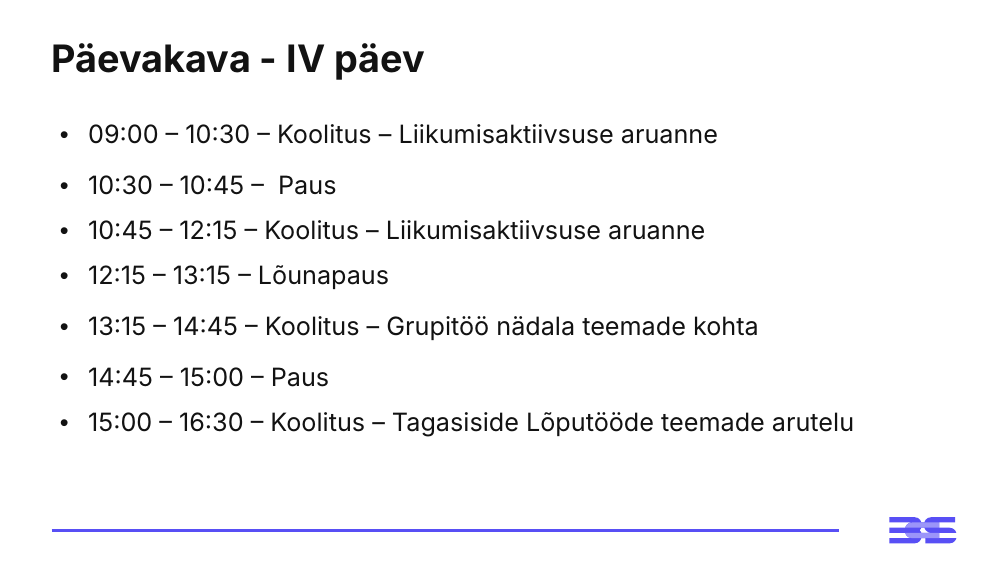
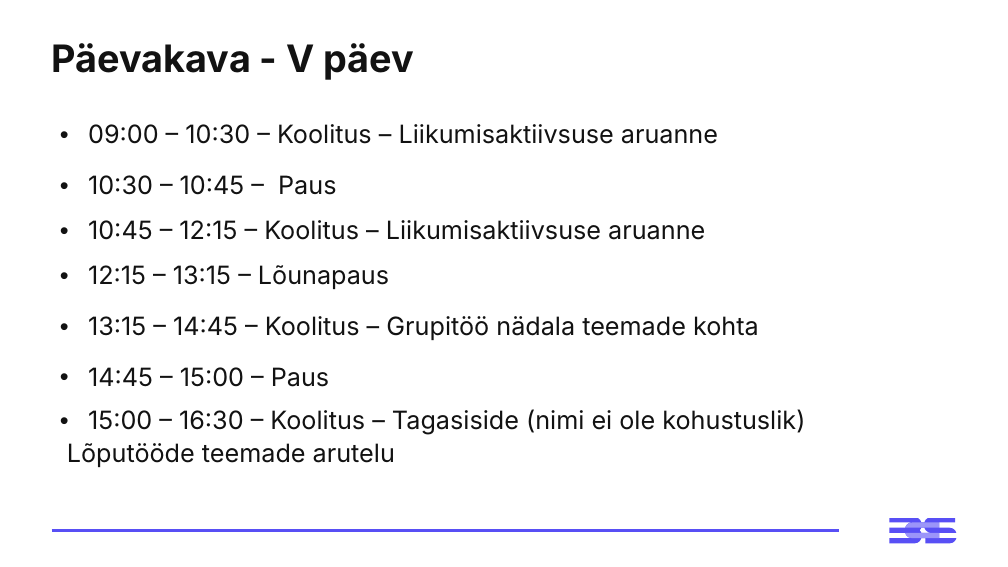
Before and after one commit to emilieabel/andmetarkus, a slide deck: slide 2 of Materjalid/Day5 Employee report DAX/5-paev-andmetarkus-esitlus.pptx. Drawn at 1008x567 pixels with LibreOffice and Linux fonts; fonts in the diff are those of the drawing. Boxes give left, top, right and bottom in pixels: in the first picture for what was removed or moved away, otherwise in the second. Text is boxed around its words. In the diff, an @@ line names an element or a change of style, - is before the commit and + after.

```diff
--- a/Materjalid/Day5 Employee report DAX/5-paev-andmetarkus-esitlus.pptx
+++ b/Materjalid/Day5 Employee report DAX/5-paev-andmetarkus-esitlus.pptx
@@ title at box(52, 43, 415, 80): text changed @@
-Päevakava - IV päev
+Päevakava - V päev
@@ table at box(51, 105, 957, 517) @@
-row 7: 15:00 – 16:30 – Koolitus – Tagasiside Lõputööde teemade arutelu
+row 7: 15:00 – 16:30 – Koolitus – Tagasiside (nimi ei ole kohustuslik) / Lõputööde teemade arutelu
+row 8: 
```
Also in this commit, not shown: 2 other files.
